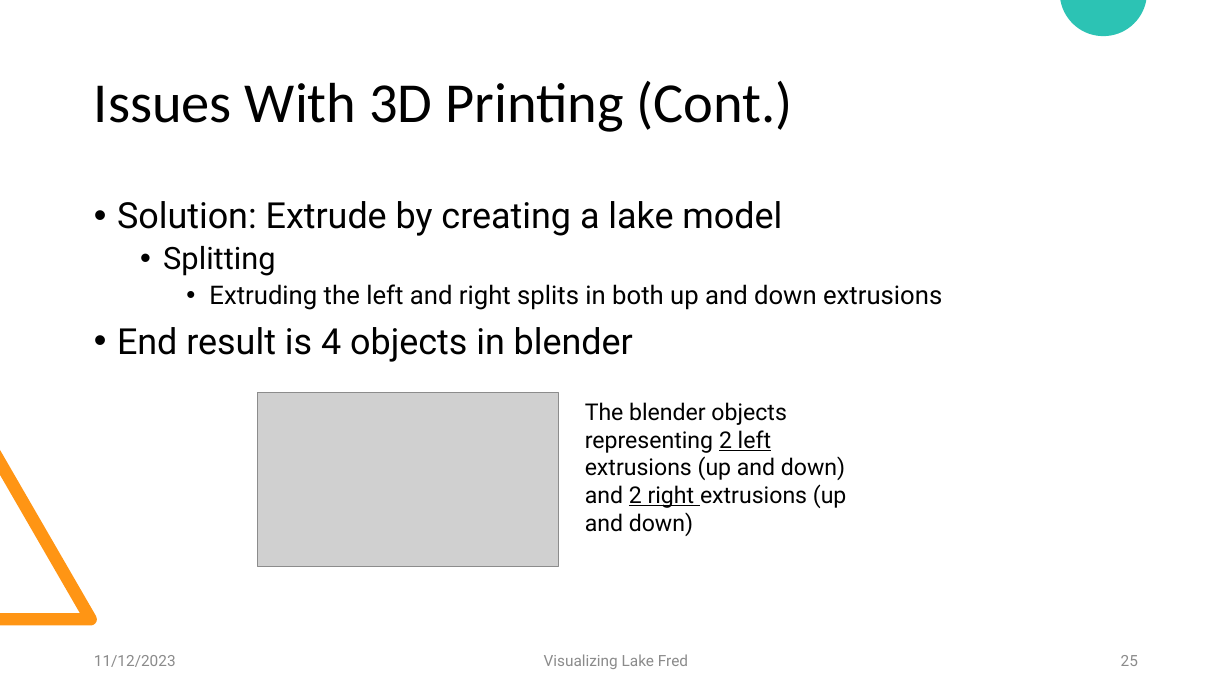
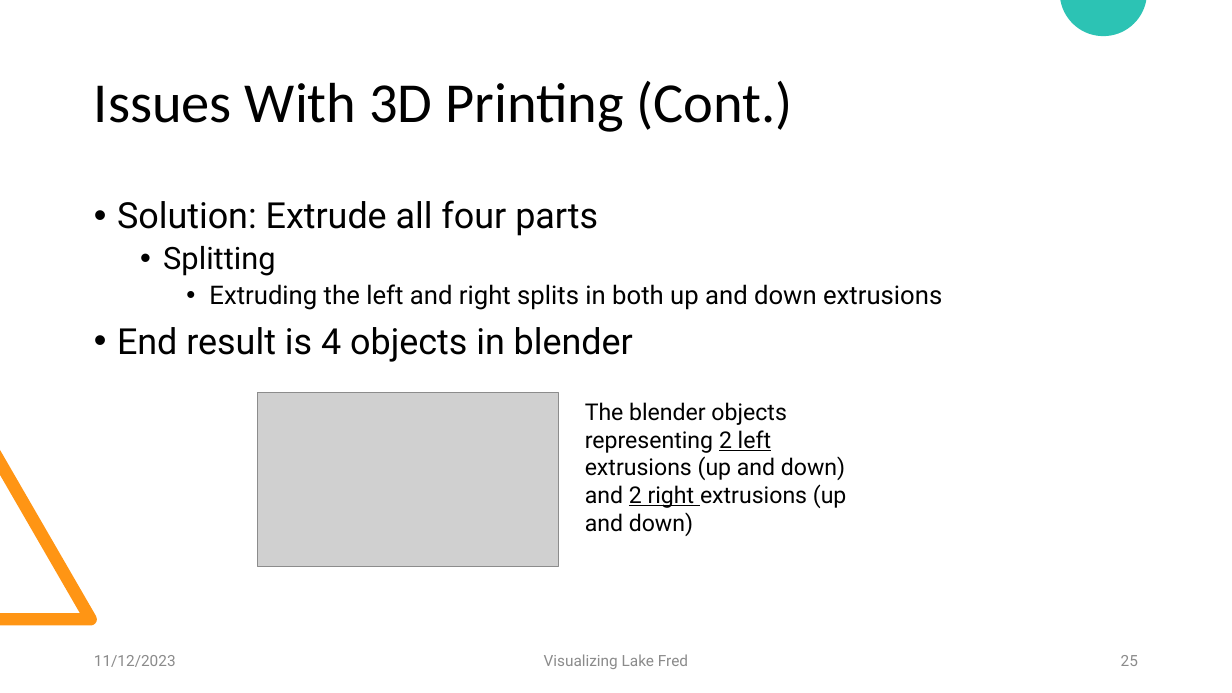
Before and after one commit to Collyz/Lake-Fred, a slide deck: slide 25 of Presentation/Visualizing Lake Fred.pptx. Drawn at 1232x693 pixels with LibreOffice and Linux fonts; fonts in the diff are those of the drawing; grey boxes stand for pictures; background and template pictures are left out. Boxes give left, top, right and bottom in pixels: in the first picture for what was removed or moved away, otherwise in the second. Text is boxed around its words. In the diff, an @@ line names an element or a change of style, - is before the commit and + after.

```diff
--- a/Presentation/Visualizing Lake Fred.pptx
+++ b/Presentation/Visualizing Lake Fred.pptx
@@ text at (117, 200, 598, 236): text changed @@
-• Solution: Extrude by creating a lake model
+• Solution: Extrude all four parts
```
Also in this commit, not shown: 2 other slides changed, 1 slide added.
